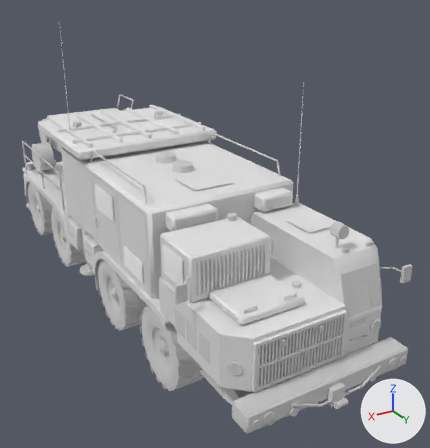
Renders of the glTF model models/vehicles/flaplid.glb from each side of a commit.
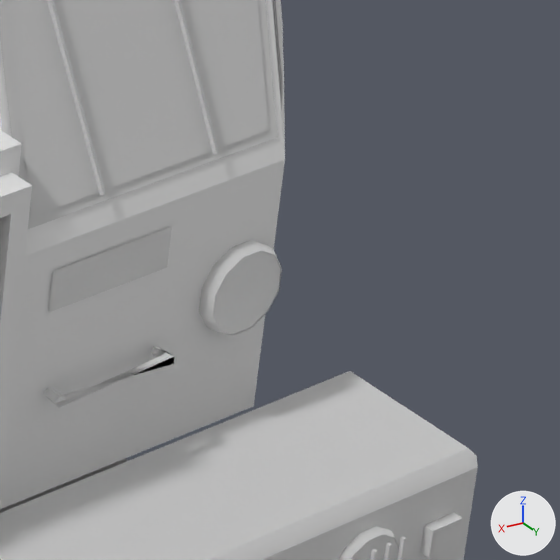
The first picture shows the older version from a 50 mm lens placed at (5.12, 10.99, 6.87), pointed at (-0.85, 1.03, 1.89). The close-ups show the older and then the newer version on the part from 80% to 98% of the width and 64% to 81% of the height of that picture. Only the edits that show in the close-ups are written down. The axes (+X, +Y, +Z) are drawn at lower right. The lights are the same throughout. Where no turn or scale is listed for an object, it has been applied to the vertices. Vertices at exactly the same position are counted once.

Objects in the first close-up: 'body'.
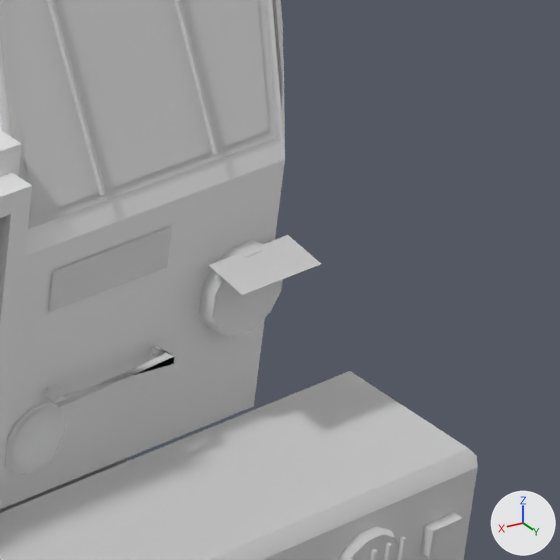
The edits, one by one:
me_body is used by ob_body; parent ob_flaplid; location (0.0, 5.837, 0.0).
Verts and faces of me_body; kept vertices keep their numbers, new ones are numbered from 3772.
me_body had 3772 vertices, 5642 faces and spanned x -1.83..1.81, y -11.88..0.21, z 0.42..5.9.
me_body now has 3832 vertices, 5700 faces and spans x -1.83..1.81, y -11.88..0.21, z 0.42..5.9.
me_body part 1: the loose piece of 12 vertices spanning x -1.22..-1.02, y -0.35, z 1.64..1.84 is copied, and the copy is moved by (0.0, 0.01, 0.0); it spans x -1.22..-1.02, y -0.34, z 1.64..1.84.
Part 2, on me_body:
New vertex 3772 is at (-1.18, -0.34, 1.75).
New vertex 3773 is at (-1.06, -0.34, 1.75), pixel (229, 297).
New vertex 3774 is at (-1.06, -0.34, 1.73), pixel (227, 307).
New vertex 3775 is at (-1.18, -0.34, 1.73), pixel (270, 290).
New vertex 3776 is at (-1.24, -0.36, 1.84), pixel (287, 234).
New vertex 3777 is at (-1.0, -0.36, 1.84), pixel (208, 265).
New vertex 3778 is at (-1.0, -0.26, 1.82), pixel (242, 294).
New vertex 3779 is at (-1.24, -0.26, 1.82), pixel (321, 264).
New faces: (3772, 3773, 3774), (3772, 3774, 3775), (3776, 3777, 3778), (3776, 3778, 3779) (mat_detail (white #e7e7e7)).
Other edits to the shape of me_body do not show in these pictures.

Changed parts and their boxes (x1, y1, x2, y2) in the close-ups (560 x 560 px):
part 1 of me_body, added: after (214, 251, 283, 337)
part 2 of me_body, added: after (209, 235, 321, 307)
